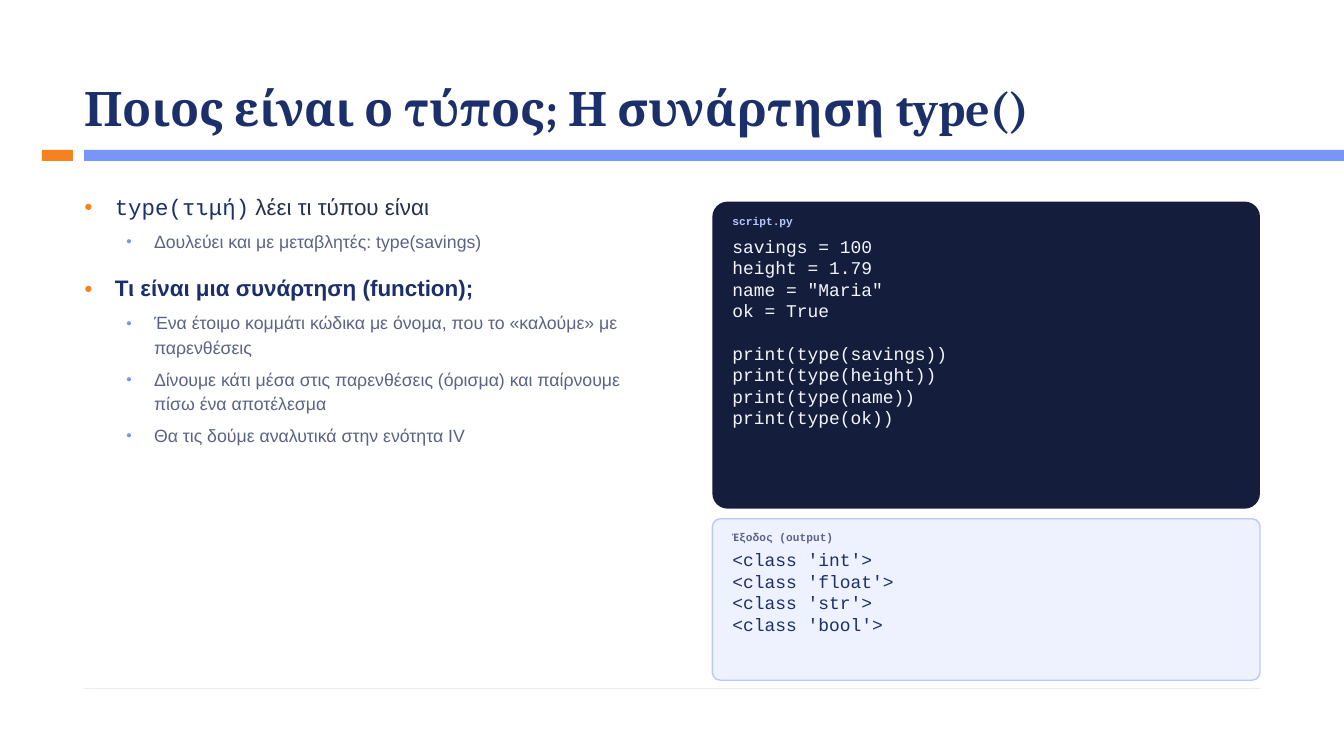
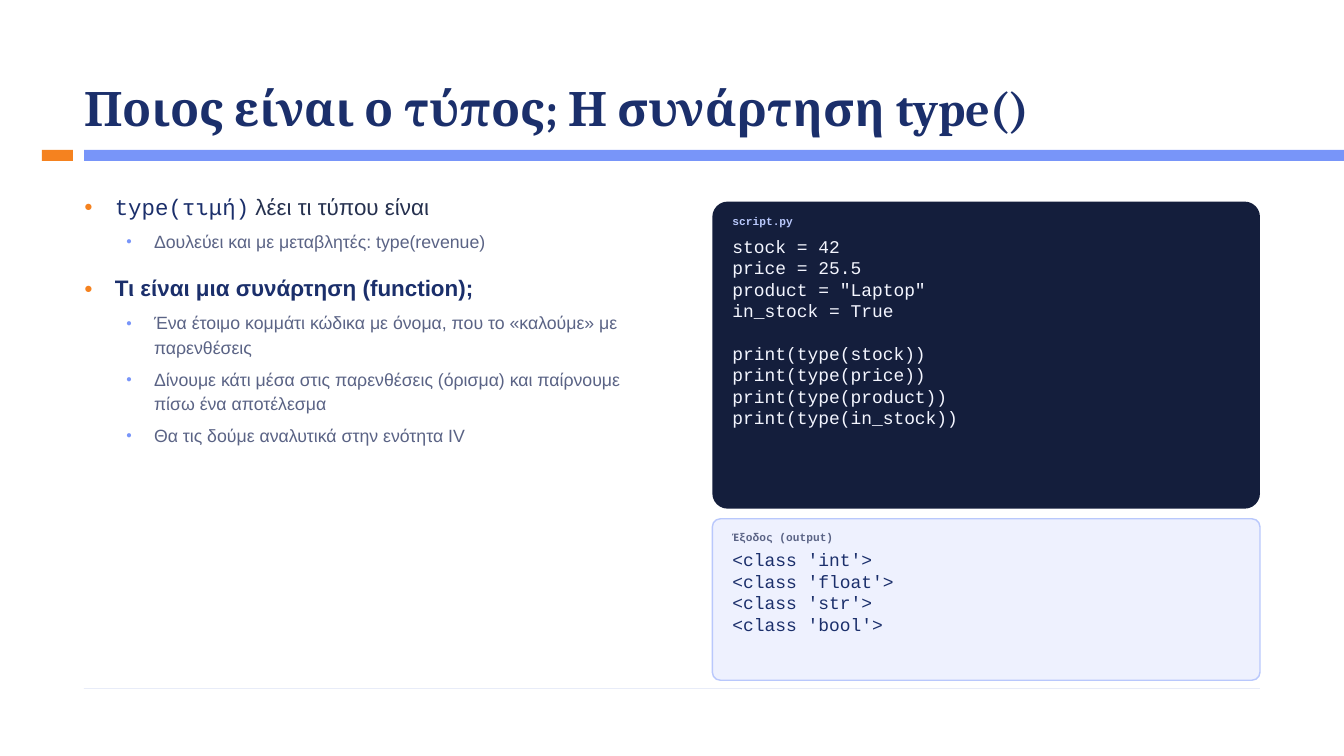
Before and after one commit to kalampokis/kalampokis.github.io, a slide deck: slide 14 of bap/Week3/BAP_Week3_Python_Basics.pptx. Drawn at 1344x756 pixels with LibreOffice and Linux fonts; fonts in the diff are those of the drawing. Boxes give left, top, right and bottom in pixels: in the first picture for what was removed or moved away, otherwise in the second. Text is boxed around its words. In the diff, an @@ line names an element or a change of style, - is before the commit and + after.

```diff
--- a/bap/Week3/BAP_Week3_Python_Basics.pptx
+++ b/bap/Week3/BAP_Week3_Python_Basics.pptx
@@ text at bbox=[154, 234, 485, 252]: text changed @@
-  ● Δουλεύει και με μεταβλητές: type(savings)
+  ● Δουλεύει και με μεταβλητές: type(revenue)
@@ text at bbox=[732, 240, 957, 428]: text changed @@
-savings = 100
-height = 1.79
-name = "Maria"
-ok = True
-print(type(savings))
-print(type(height))
-print(type(name))
-print(type(ok))
+stock = 42
+price = 25.5
+product = "Laptop"
+in_stock = True
+print(type(stock))
+print(type(price))
+print(type(product))
+print(type(in_stock))
```
Also in this commit, not shown: 25 other slides changed, 1 slide added, 1 slide removed, 1 other file.
